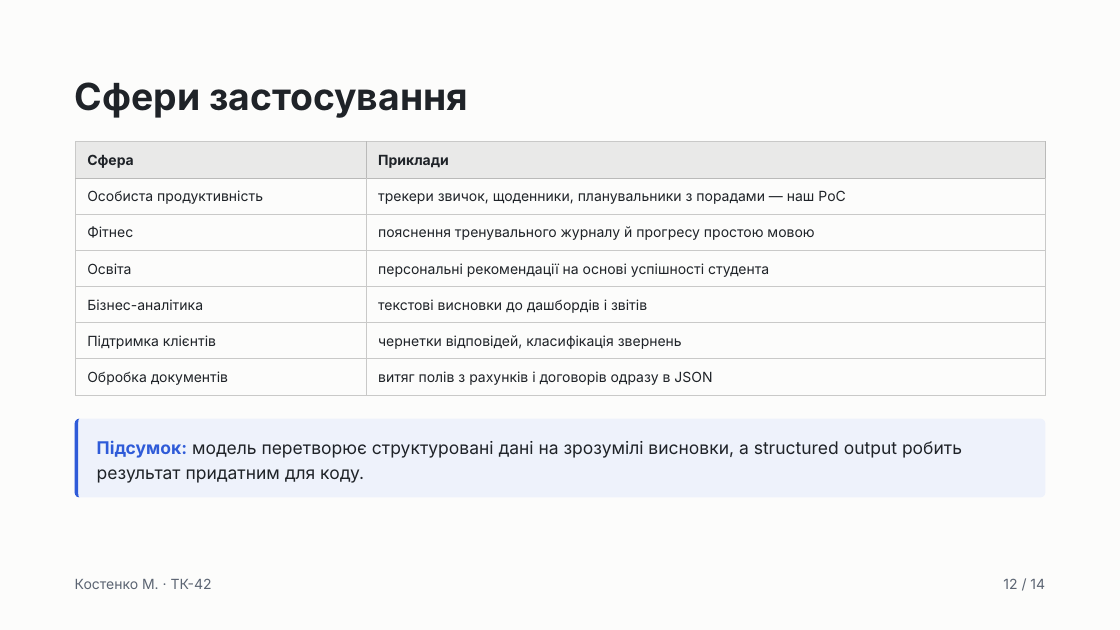
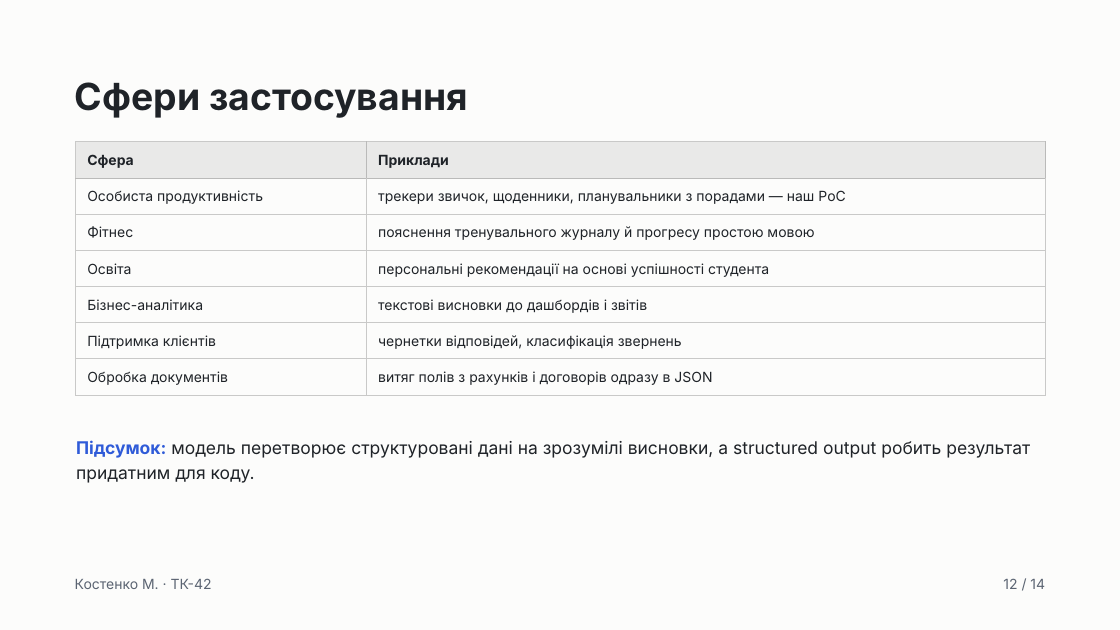
Before and after one commit to w1sed1/tracker-api, a slide deck: slide 12 of Habit Tracker + Gemini AI — Лаб. 2 «Хмарні обчислення».pptx. Drawn at 1120x630 pixels with LibreOffice and Linux fonts; fonts in the diff are those of the drawing. Boxes give left, top, right and bottom in pixels: in the first picture for what was removed or moved away, otherwise in the second. Text is boxed around its words. In the diff, an @@ line names an element or a change of style, - is before the commit and + after.

```diff
--- a/Habit Tracker + Gemini AI — Лаб. 2 «Хмарні обчислення».pptx
+++ b/Habit Tracker + Gemini AI — Лаб. 2 «Хмарні обчислення».pptx
@@ text "Підсумок: модель перетворює структуровані дані ...": place and size @@
-text "Підсумок: модель перетворює структуровані дані ..." at (75, 418, 1046, 497)
+text "Підсумок: модель перетворює структуровані дані ..." at (76, 440, 1030, 483)
@@ text "Підсумок: модель перетворює структуровані дані ..." at (76, 440, 1030, 483): fill #EEF2FB to none @@
@@ freeform shape removed at (75, 418, 1046, 497) @@
```
Also in this commit, not shown: 10 other slides changed, 4 other files.
